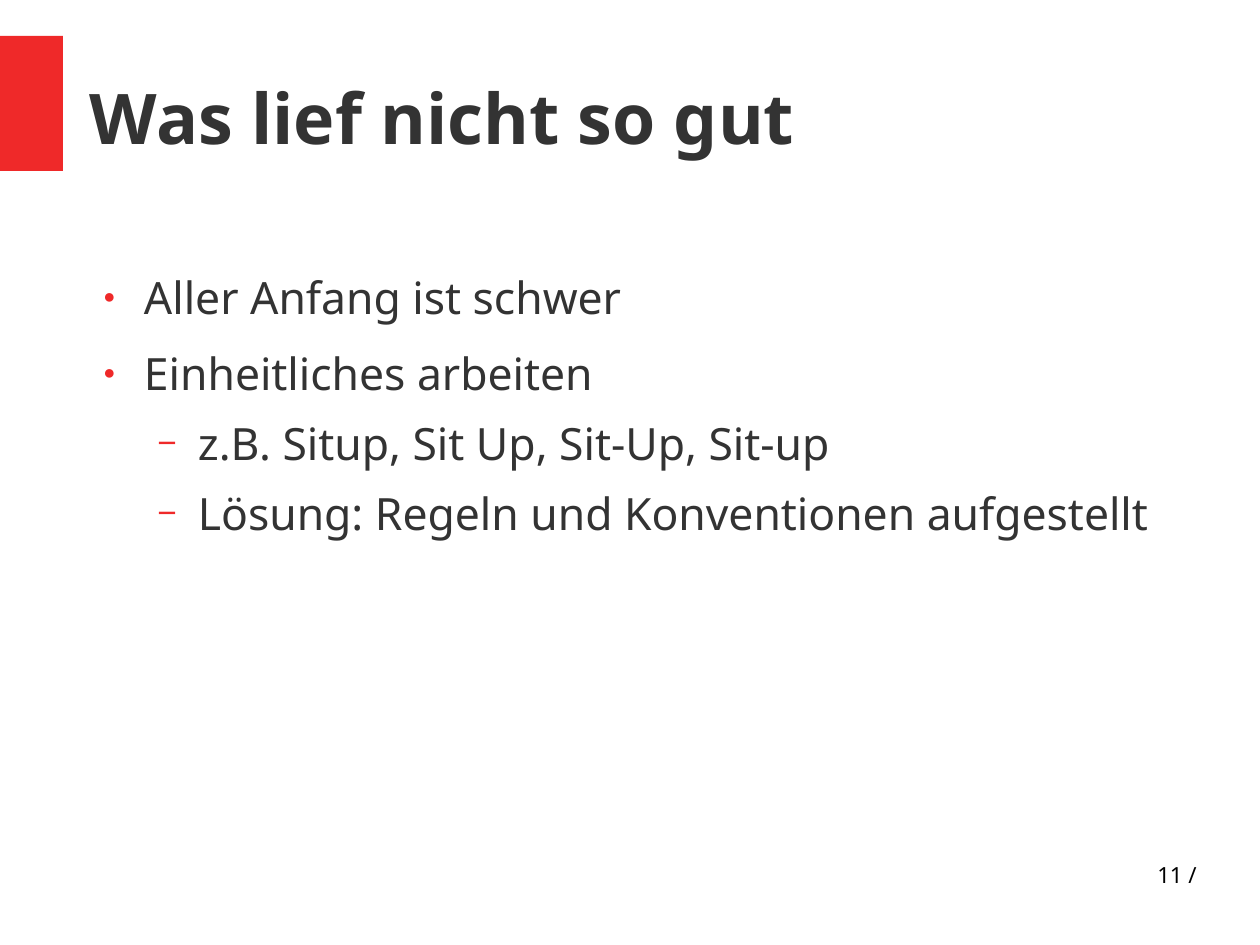
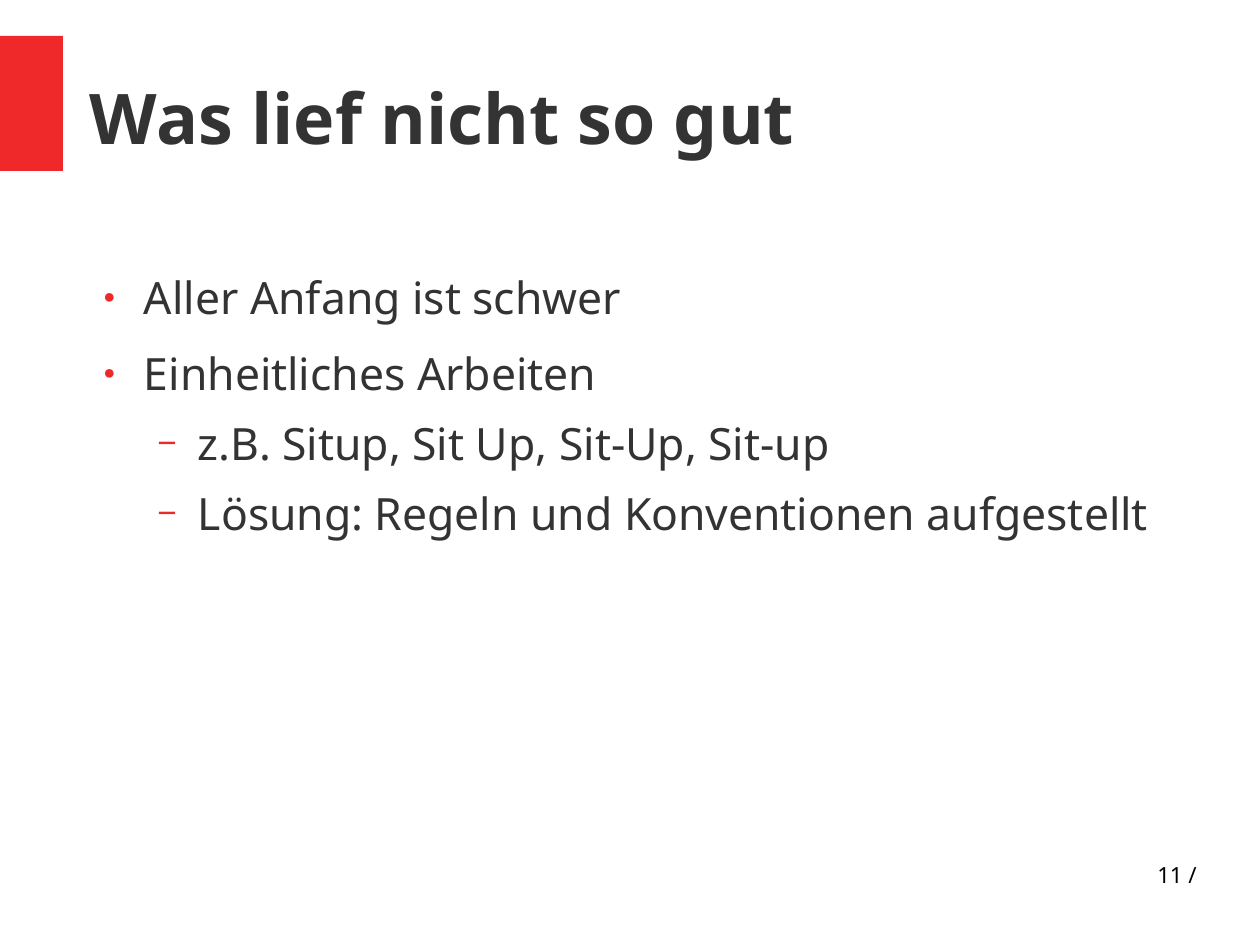
Before and after one commit to vlle1/dokumente-earablesKIT, a slide deck: slide 11 of Abschlusspräsi/Abschlusspräsi.odp. Drawn at 1260x945 pixels with LibreOffice and Linux fonts; fonts in the diff are those of the drawing. Boxes give left, top, right and bottom in pixels: in the first picture for what was removed or moved away, otherwise in the second. Text is boxed around its words. In the diff, an @@ line names an element or a change of style, - is before the commit and + after.

```diff
--- a/Abschlusspräsi/Abschlusspräsi.odp
+++ b/Abschlusspräsi/Abschlusspräsi.odp
@@ text at (144,356,596,391): text changed @@
-● Einheitliches arbeiten
+● Einheitliches Arbeiten
```
Also in this commit, not shown: 5 other slides changed, 1 slide added, 1 slide removed.
